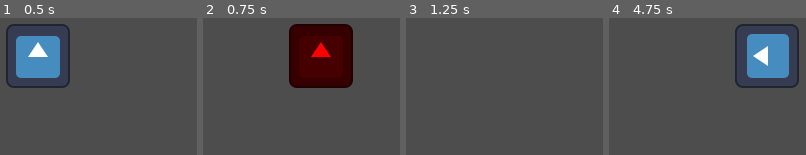
Above: before the commit, frames 1-4 (left to right).
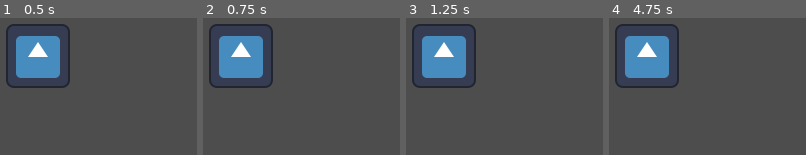
Above: after the commit, the same moments.

Repository: cgsdev0/big-tennis
Game: Godot game, scene res://main.tscn
The game is run twice, just before and just after one commit, with the same random seed, the same clock (stepped at 60 frames per second) and the same inputs. The engine's default icon, where the game draws it, is replaced by a stand-in: a white triangle on a blue panel in a dark square.
Inputs (mouse positions are in pixels of both pictures, inside the frame that each line leads up to):
- Up to frame 1 (0.5 s): no input
- Up to frame 2 (0.75 s): tap Enter at 0.5 s; move the mouse to (311, 23) at 0.52 s; hold D (p1_right) from 0.53 s (still down); hold 1 (one_player) from 0.53 s (still down); click (311, 23) at 0.67 s
- Up to frame 3 (1.25 s): keep holding D (p1_right); keep holding 1 (one_player); tap F (p1_a) at 0.8 s
- Up to frame 4 (4.75 s): move the mouse to (outside the picture) at 1.27 s; release D (p1_right) at 1.28 s; release 1 (one_player) at 1.28 s; hold S (p1_down) 1.28-2.03 s; tap F (p1_a) at 1.35, 2.3, 2.85, 3.8, 4.35 s; tap 1 (one_player) at 1.55, 3.05, 4.55 s; tap Space at 2, 3.5 s; move the mouse to (outside the picture) at 2.02 s; hold D (p1_right) 2.03-2.78 s; hold 1 (one_player) 2.03-2.78 s; tap Enter at 2.75, 4.25 s; move the mouse to (630, 82) at 2.77 s; hold W (p1_up) 2.78-3.53 s; click (630, 82) at 2.92 s; move the mouse to (742, 71) at 3.52 s; hold 1 (one_player) 3.53-4.28 s; hold A (p1_left) from 3.53 s (still down); move the mouse to (outside the picture) at 4.27 s

Frame 1 is identical in both runs. In frame 2, 24% of the frame differs, in the area x 3-77%, y 4-52%; in frame 3, 8.7%; in frame 4, 17%.

Commit message:
try spinner angle thing

Diff:
--- a/scripts/player.gd
+++ b/scripts/player.gd
@@ -1,22 +1,9 @@
 extends CharacterBody2D
-
-@export var speed = 400
 
 func _ready():
 	RCadeInput.enable_classic_controls()
-
-	# uncomment this and add the dependency
-	# to your manifest to enable spinners:
-	#
 	RCadeInput.enable_spinners()
 
-func get_input():
-	var input_direction = Input.get_vector("p1_left", "p1_right", "p1_up", "p1_down")
-	velocity = input_direction * speed
-
-func _physics_process(delta):
-	$Icon.modulate = Color.RED if Input.is_action_pressed("one_player") else Color.WHITE
-	if Input.is_action_just_pressed("p1_a"):
-		rotate(PI / 4.0)
-	get_input()
-	move_and_slide()
+func _process(delta):
+	var angle = RCadeInput.get_spinner_angle(1)
+	rotation = angle
